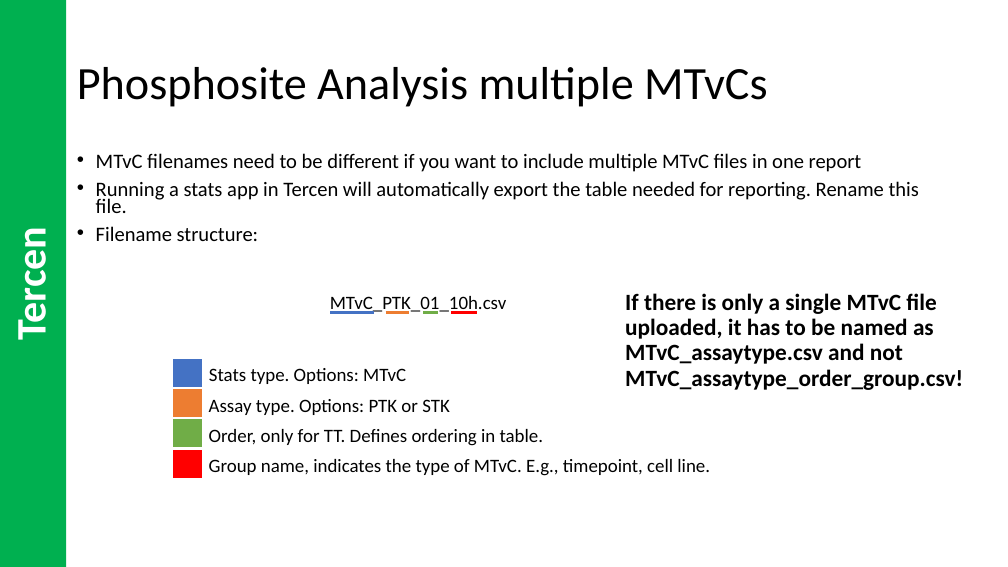
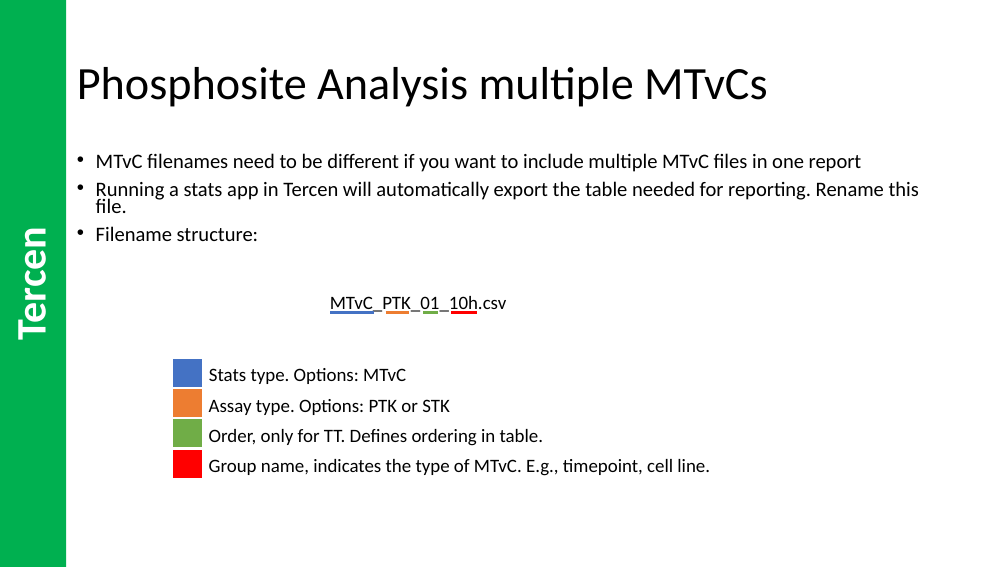
Before and after one commit to pamgene/autoreport2023, a slide deck: slide 7 of ref/HowToUse.pptx. Drawn at 1008x567 pixels with LibreOffice and Linux fonts; fonts in the diff are those of the drawing. Boxes give left, top, right and bottom in pixels: in the first picture for what was removed or moved away, otherwise in the second. Text is boxed around its words. In the diff, an @@ line names an element or a change of style, - is before the commit and + after.

```diff
--- a/ref/HowToUse.pptx
+++ b/ref/HowToUse.pptx
@@ text removed at [625, 293, 963, 390] @@
-If there is only a single MTvC file uploaded, it has to be named as MTvC_assaytype.csv and not MTvC_assaytype_order_group.csv!
```
Also in this commit, not shown: 3 other files.
